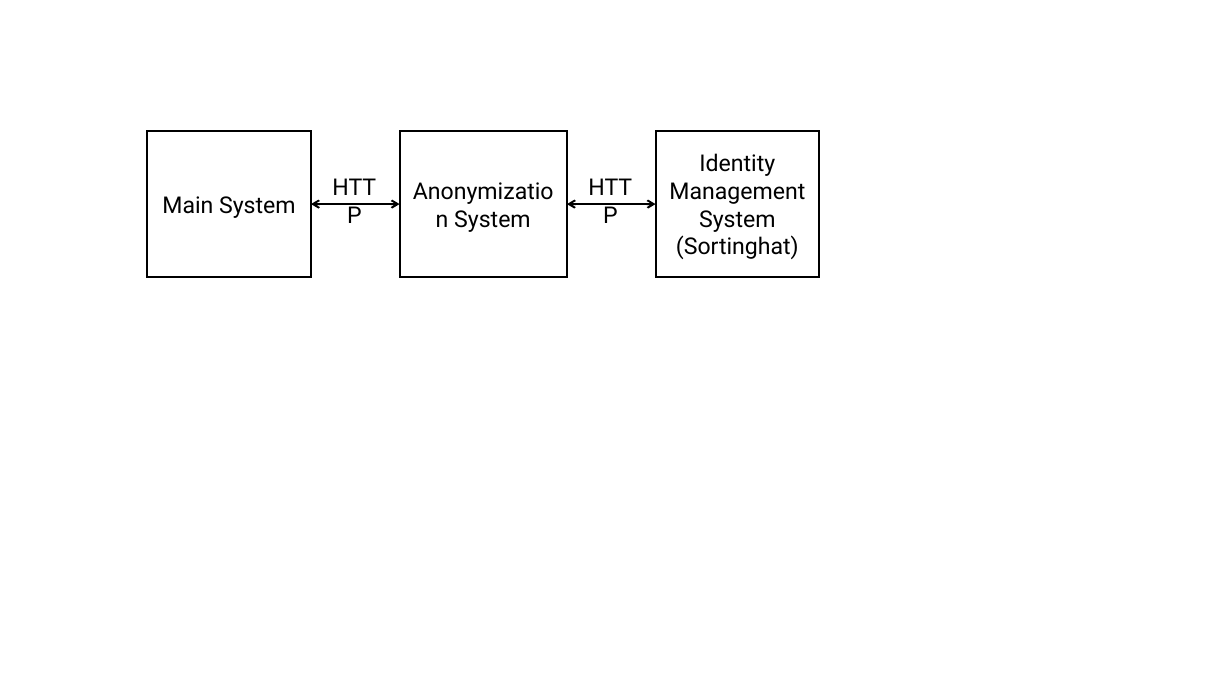
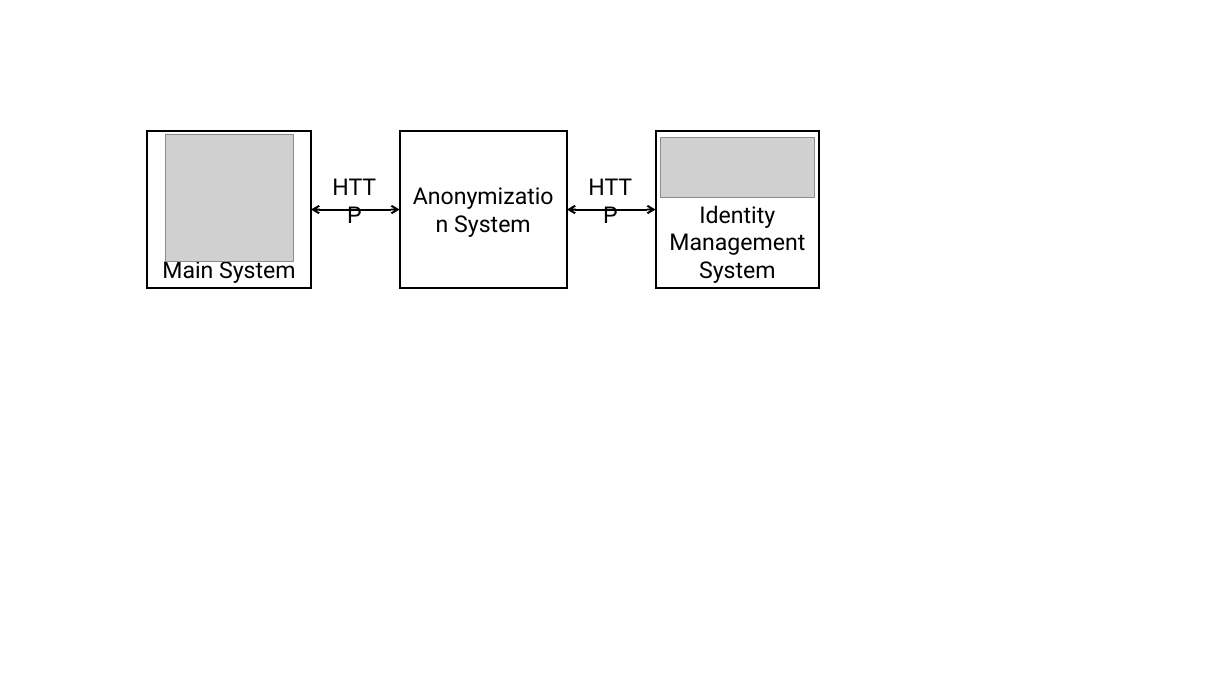
Before and after one commit to DerEmperor/thesis, a slide deck: slide 1 of resources/pics.pptx. Drawn at 1232x693 pixels with LibreOffice and Linux fonts; fonts in the diff are those of the drawing; grey boxes stand for pictures. Boxes give left, top, right and bottom in pixels: in the first picture for what was removed or moved away, otherwise in the second. Text is boxed around its words. In the diff, an @@ line names an element or a change of style, - is before the commit and + after.

```diff
--- a/resources/pics.pptx
+++ b/resources/pics.pptx
@@ rectangle "Main System": place and size @@
-rectangle "Main System" at <box>147,131,311,276</box>
+rectangle "Main System" at <box>147,131,311,287</box>
@@ rectangle "Main System" at <box>147,131,311,287</box>: vertical alignment middle to bottom @@
@@ picture added at <box>165,134,293,262</box> @@
@@ rectangle "Anonymization System": place and size @@
-rectangle "Anonymization System" at <box>400,131,567,276</box>
+rectangle "Anonymization System" at <box>400,131,567,287</box>
@@ rectangle "Identity Management System" at <box>656,131,820,287</box>: vertical alignment middle to bottom @@
@@ rectangle "Identity Management System": place and size @@
-rectangle "Identity Management System" at <box>656,131,820,276</box>
+rectangle "Identity Management System" at <box>656,131,820,287</box>
@@ picture added at <box>661,138,814,198</box> @@
@@ double arrow moved from (311, 204) - (400, 204) to (311, 210) - (400, 210) @@
@@ double arrow moved from (567, 204) - (656, 204) to (567, 210) - (656, 210) @@
@@ text in rectangle at <box>676,235,799,259</box>: paragraph removed @@
-(Sortinghat)
```
Also in this commit, not shown: 1 slide added, 5 other files.
